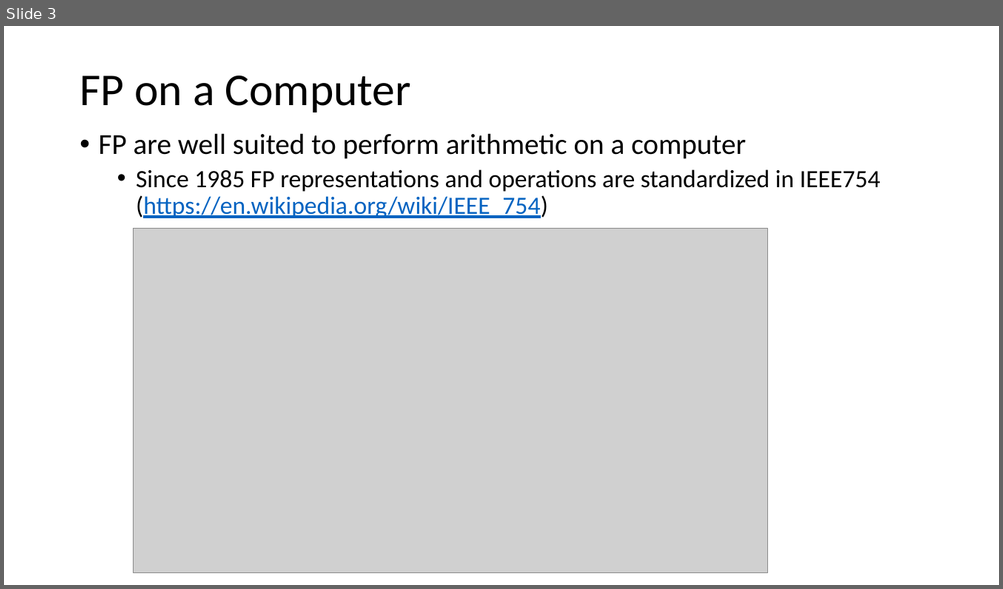
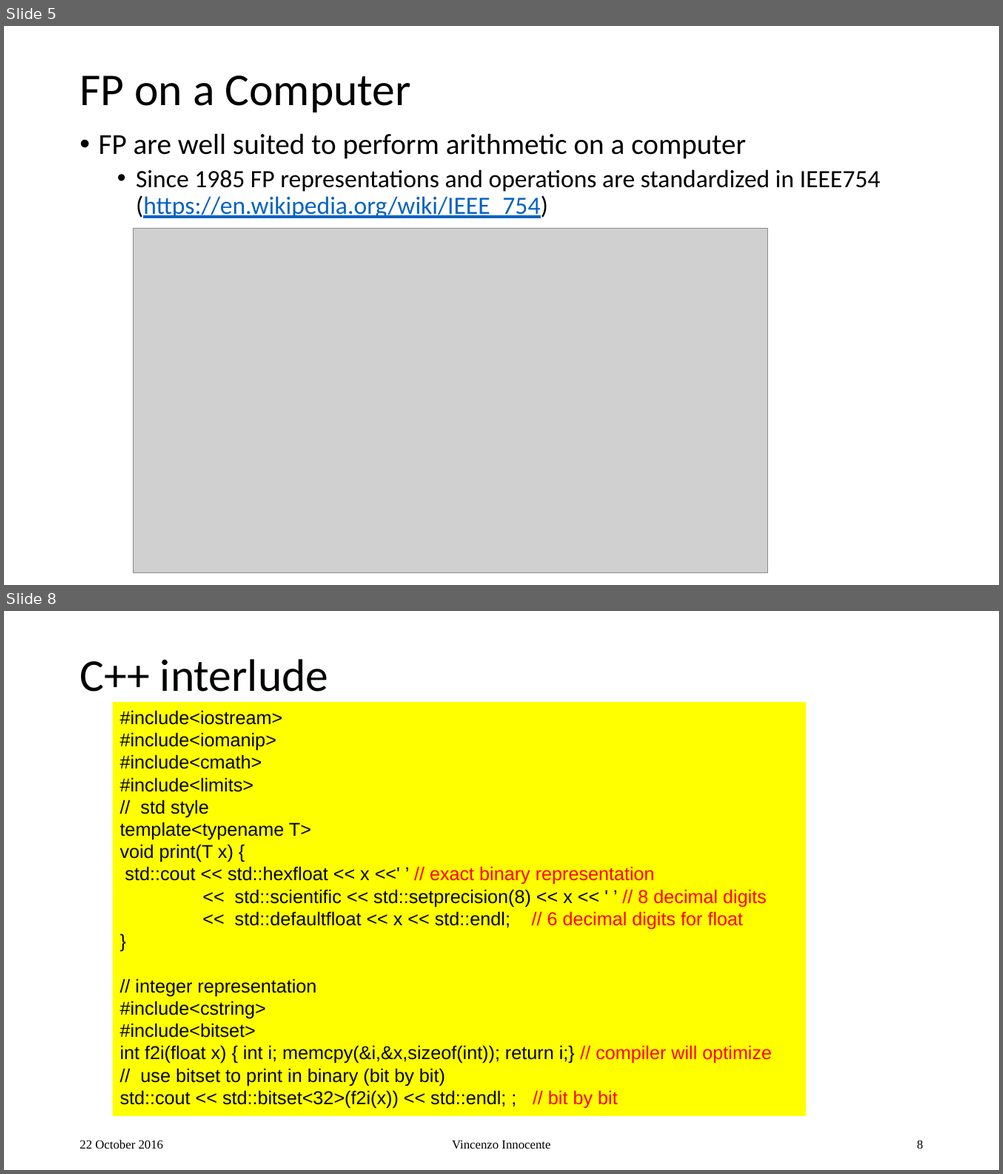
Before and after one commit to VinInn/FPCourse, a slide deck: Slides/FPforScientist.pptx. Shown one above the other, each under a label of ours: slide 3 before the commit, slides 5 and 8 after it; the slides between them are not shown. The pictures are 1003x589 and 1003x1174 pixels, drawn with LibreOffice and Linux fonts; fonts in the diff are those of the drawing; grey boxes stand for pictures. Boxes give left, top, right and bottom in pixels: in the first picture for what was removed or moved away, otherwise in the second. Text is boxed around its words. In the diff, an @@ line names an element or a change of style, - is before the commit and + after.

```diff
--- a/Slides/FPforScientist.pptx
+++ b/Slides/FPforScientist.pptx
@@ slide 8 added at [4, 611, 999, 1170], background #FFFFFF @@
@@ title added at [79, 659, 328, 692], 44 pt, text #000000 @@
+C++ interlude
@@ rectangle added at [112, 702, 805, 1116], fill #FFFF00, 18 pt, text #000000 @@
+#include<iostream>
+#include<iomanip>
+#include<cmath>
+#include<limits>
+// std style
+template<typename T>
+void print(T x) {
+std::cout << std::hexfloat << x <<' ’ // exact binary representation
+<< std::scientific << std::setprecision(8) << x << ' ’ // 8 decimal digits
+<< std::defaultfloat << x << std::endl; // 6 decimal digits for float
+}
+// integer representation
+#include<cstring>
+#include<bitset>
+int f2i(float x) { int i; memcpy(&i,&x,sizeof(int)); return i;} // compiler will optimize
+// use bitset to print in binary (bit by bit)
+std::cout << std::bitset<32>(f2i(x)) << std::endl; ; // bit by bit
@@ text added at [79, 1140, 164, 1149], 12 pt, text #000000 @@
+22 October 2016
@@ text added at [452, 1141, 550, 1149], 12 pt, text #000000 @@
+Vincenzo Innocente
@@ page number added at [916, 1141, 922, 1149], 12 pt, text #000000 @@
+8
@@ what was slide 3 is now slide 5 @@
```
Also in this commit, not shown: 1 slide changed, 5 other slides added.
